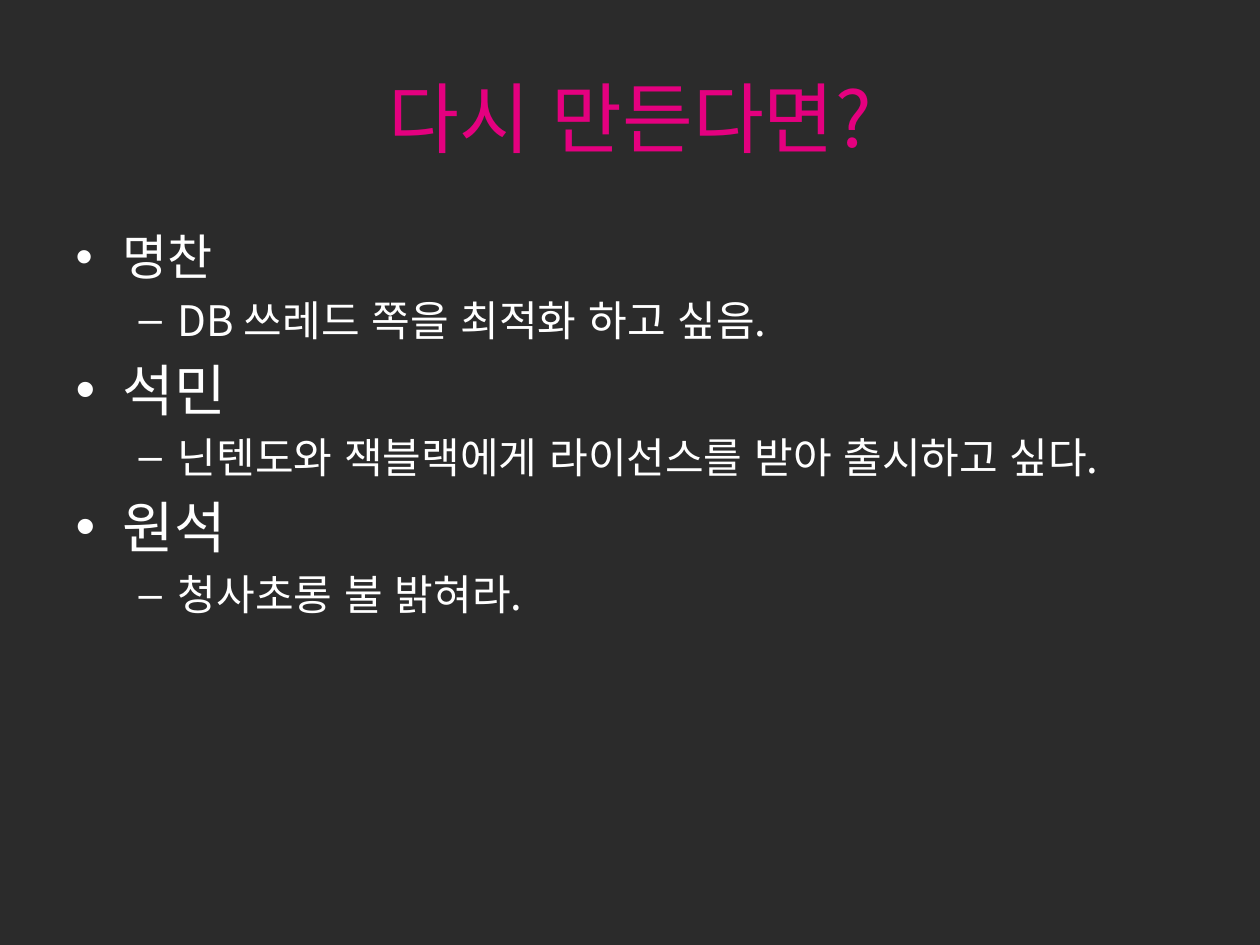
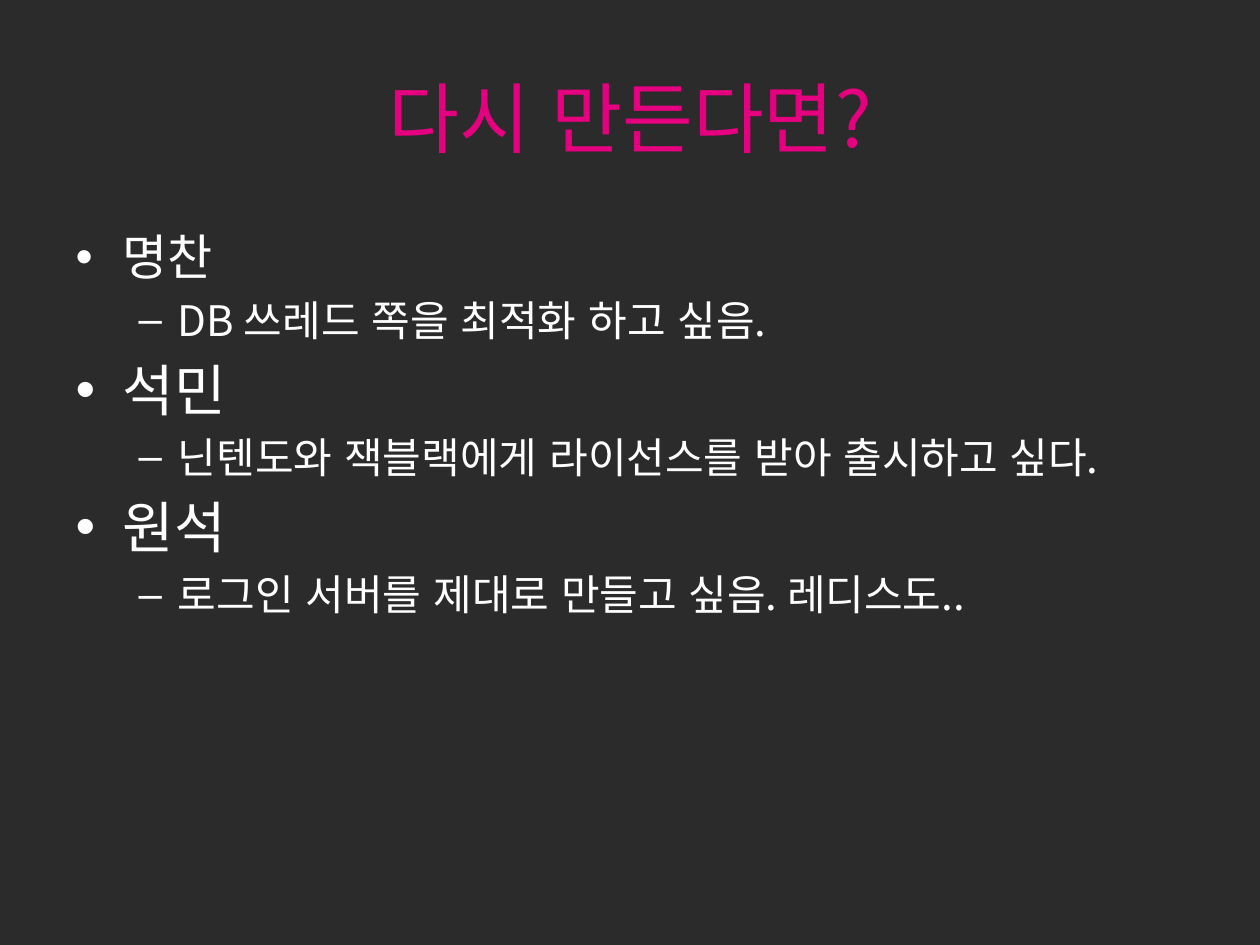
Before and after one commit to seokmin/2016ServerProject, a slide deck: slide 31 of 서버프로젝트.pptx. Drawn at 1260x945 pixels with LibreOffice and Linux fonts; fonts in the diff are those of the drawing; background and template pictures are left out; a plain dark background stands for a picture behind light text. Boxes give left, top, right and bottom in pixels: in the first picture for what was removed or moved away, otherwise in the second. Text is boxed around its words. In the diff, an @@ line names an element or a change of style, - is before the commit and + after.

```diff
--- a/서버프로젝트.pptx
+++ b/서버프로젝트.pptx
@@ text at <box>178,575,965,614</box>: text changed @@
-  – 청사초롱 불 밝혀라.
+  – 로그인 서버를 제대로 만들고 싶음. 레디스도..
```
Also in this commit, not shown: 3 other slides changed.
